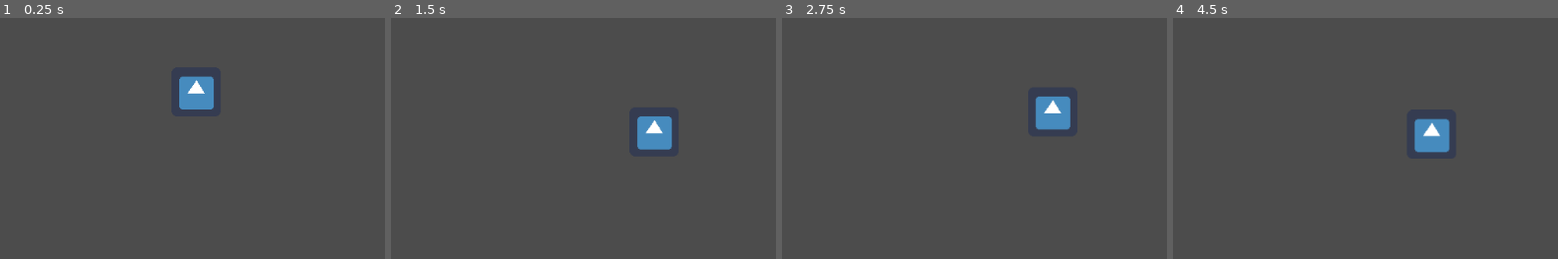
Above: before the commit, frames 1-4 (left to right).
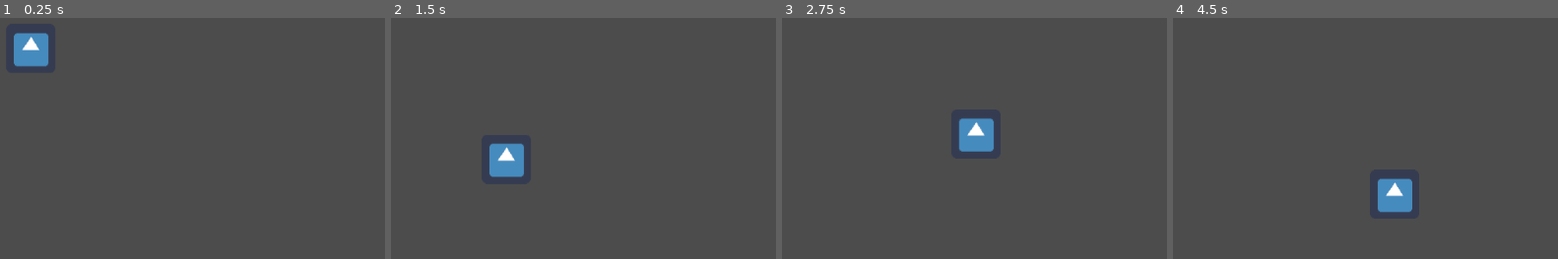
Above: after the commit, the same moments.

Repository: ardilom/CC5408
Game: Godot game, scene res://Scene/Scene.tscn
The game is run twice, just before and just after one commit, with the same random seed, the same clock (stepped at 60 frames per second) and the same inputs. The engine's default icon, where the game draws it, is replaced by a stand-in: a white triangle on a blue panel in a dark square.
Inputs (mouse positions are in pixels of both pictures, inside the frame that each line leads up to):
- Up to frame 1 (0.25 s): no input
- Up to frame 2 (1.5 s): tap Enter at 0.5 s; move the mouse to (outside the picture) at 0.52 s; click (outside the picture) at 0.6 s; move the mouse to (502, 205) at 1.27 s; click (502, 205) at 1.35 s
- Up to frame 3 (2.75 s): tap Space at 2 s; move the mouse to (1132, 83) at 2.02 s; click (1132, 83) at 2.1 s
- Up to frame 4 (4.5 s): tap Enter at 2.75, 4.25 s; move the mouse to (outside the picture) at 2.77 s; click (outside the picture) at 2.85 s; tap Space at 3.5 s; move the mouse to (outside the picture) at 3.52 s; click (outside the picture) at 3.6 s; move the mouse to (1207, 114) at 4.27 s; click (1207, 114) at 4.35 s

The runs differ from the first frame. In frame 1, 2.5% of the frame differs, in the area x 3-56%, y 6-38%; in frame 2, 2.5%; in frame 3, 2.5%; in frame 4, 2.6%, in the area x 53-72%, y 41-81%.

Commit message:
movement

Diff:
--- /dev/null
+++ b/Scene/Character.tscn
@@ -0,0 +1,20 @@
+[gd_scene load_steps=4 format=2]
+
+[ext_resource path="res://icon.png" type="Texture" id=1]
+[ext_resource path="res://Scritps/KinematicBody2D.gd" type="Script" id=2]
+
+[sub_resource type="RectangleShape2D" id=1]
+extents = Vector2( 30, 30 )
+
+[node name="Character" type="KinematicBody2D"]
+position = Vector2( 443, 178 )
+script = ExtResource( 2 )
+__meta__ = {
+"_edit_group_": true
+}
+
+[node name="Sprite" type="Sprite" parent="."]
+texture = ExtResource( 1 )
+
+[node name="CollisionShape2D" type="CollisionShape2D" parent="."]
+shape = SubResource( 1 )
--- a/Scene/RigidBody2D.gd
+++ /dev/null
@@ -1,44 +0,0 @@
-extends RigidBody2D
-
-var vel : Vector2
-var dashSpeed : float = 1000
-var tolerance : float = 10
-var dashRange : float = 100
-var currentDashRange : float = dashRange
-var isDashing : bool = false
-var dashMousePos : Vector2
-
-
-
-func _process(delta):
-	if Input.is_action_just_pressed("dash"):
-		_dash()
-		print("DASH")
-
-func _physics_process(delta):
-	if (position - dashMousePos).length()<tolerance:
-		_stop_dash()
-
-func _dash():
-	#if isDashing : return
-	isDashing = true;
-
-	#gets position on screen
-	dashMousePos = get_global_mouse_position()
-
-	#calculate vector direction based on position and range
-	var direction = dashMousePos - position
-	var length  = direction.length()
-	if length < tolerance: return
-	if length > dashRange:
-		direction = direction.normalized() * dashRange
-
-	#where char should end up
-	dashMousePos = position + direction
-	apply_impulse(Vector2(0.0,$CollisionShape2D.shape.extents.y/2), direction)
-
-func _stop_dash():
-	if(isDashing):
-		currentDashRange = dashRange
-		yield(get_tree().create_timer(0.3),"timeout")
-		isDashing = false;
--- a/Scene/Scene.tscn
+++ b/Scene/Scene.tscn
@@ -1,20 +1,8 @@
-[gd_scene load_steps=4 format=2]
+[gd_scene load_steps=2 format=2]
 
-[ext_resource path="res://icon.png" type="Texture" id=1]
-[ext_resource path="res://Scene/KinematicBody2D.gd" type="Script" id=2]
+[ext_resource path="res://Scene/Character.tscn" type="PackedScene" id=1]
 
-[sub_resource type="RectangleShape2D" id=1]
-extents = Vector2( 30, 30 )
+[node name="Main" type="Node2D"]
 
-[node name="Scene" type="Node2D"]
-
-[node name="KinematicBody2D" type="KinematicBody2D" parent="."]
-script = ExtResource( 2 )
-
-[node name="Sprite" type="Sprite" parent="KinematicBody2D"]
-position = Vector2( 415, 181 )
-texture = ExtResource( 1 )
-
-[node name="CollisionShape2D" type="CollisionShape2D" parent="KinematicBody2D"]
-position = Vector2( 415, 181 )
-shape = SubResource( 1 )
+[node name="Character" parent="." instance=ExtResource( 1 )]
+position = Vector2( 200.038, 124.492 )
--- a/Scene/KinematicBody2D.gd
+++ b/Scritps/KinematicBody2D.gd
@@ -3,31 +3,26 @@
 var target = Vector2()
 var in_target = true
 var linear_vel = Vector2()
-var SPEED = 200
+var SPEED = 1000
 
-var vel : Vector2
-var dashSpeed : float = 1000
+
 var dashRange : float = 100
-var currentDashRange : float = dashRange
-var isDashing : bool = false
-var dashMousePos : Vector2
 
 
 
-func _process(delta):
+func _physics_process(delta):
+
 	if Input.is_action_just_pressed("dash"):
 		target = get_global_mouse_position()
 		in_target = false
 
-func _physics_process(delta):
 	if not in_target:
 		var diff = target - position
 		var dist = diff.length()
 
 		if dist > dashRange:
-			target = target.normalized() * dashRange
-			diff = target - position
-			dist = diff.length()
+			target = position + diff.normalized() * dashRange
+			dist = dashRange
 
 		var vec = diff/dist
 		var target_vel = vec * SPEED
